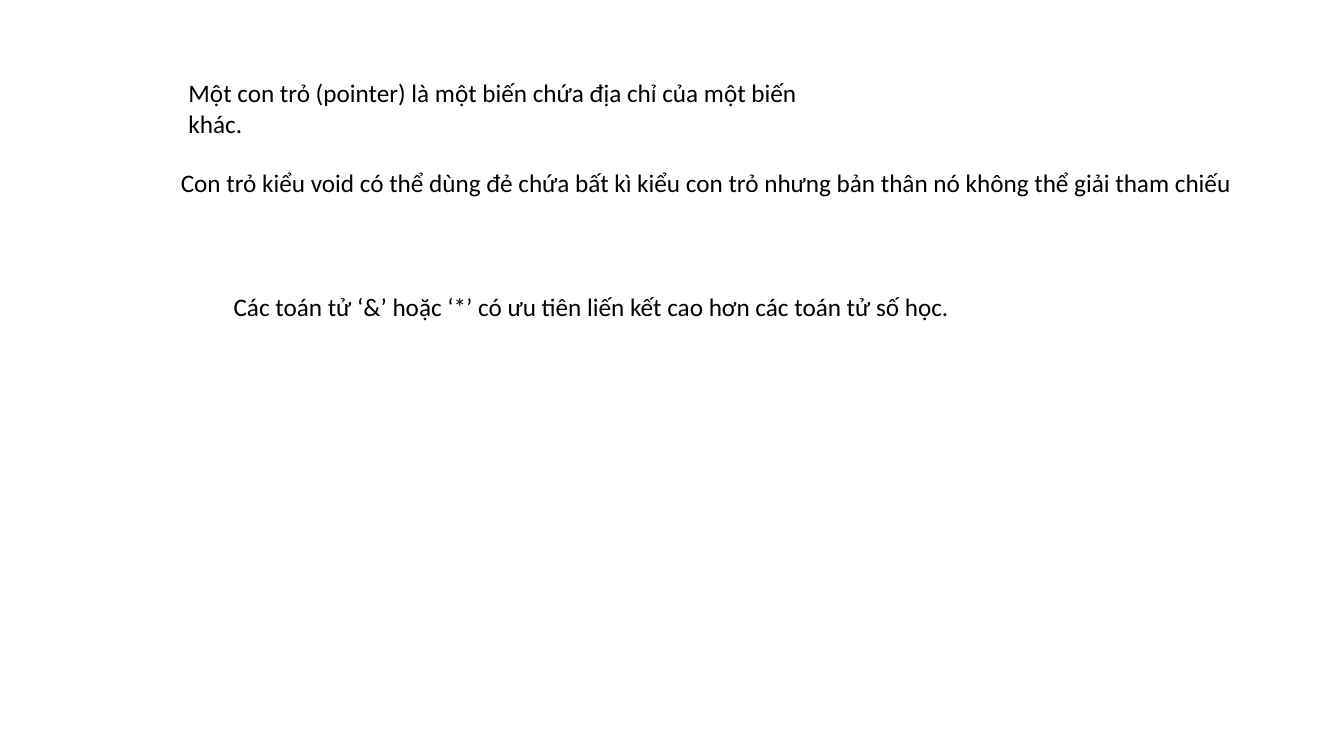
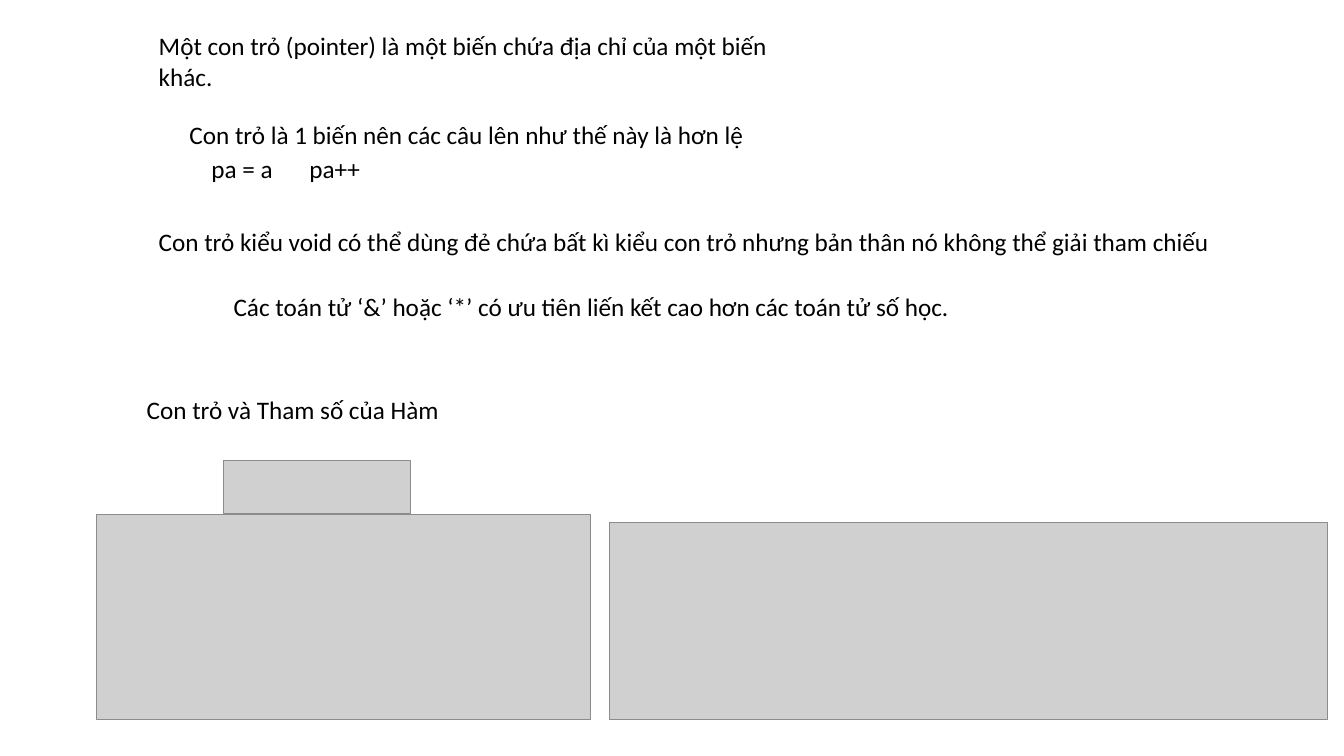
Before and after one commit to kientran0502/Training, a slide deck: slide 14 of Memorylayout/Memorylayout/Memory layout.pptx. Drawn at 1344x756 pixels with LibreOffice and Linux fonts; fonts in the diff are those of the drawing; grey boxes stand for pictures. Boxes give left, top, right and bottom in pixels: in the first picture for what was removed or moved away, otherwise in the second. Text is boxed around its words. In the diff, an @@ line names an element or a change of style, - is before the commit and + after.

```diff
--- a/Memorylayout/Memorylayout/Memory layout.pptx
+++ b/Memorylayout/Memorylayout/Memory layout.pptx
@@ text "Một con trỏ (pointer) là ...": place and size @@
-text "Một con trỏ (pointer) là ..." at <box>188,83,796,134</box>
+text "Một con trỏ (pointer) là ..." at <box>159,36,767,86</box>
@@ text added at <box>189,125,743,149</box>, 18 pt, text #000000 @@
+Con trỏ là 1 biến nên các câu lên như thế này là hơn lệ
@@ text added at <box>211,165,273,182</box>, 18 pt, text #000000 @@
+pa = a
@@ text added at <box>309,164,360,182</box>, 18 pt, text #000000 @@
+pa++
@@ text "Con trỏ kiểu void có ...": place and size @@
-text "Con trỏ kiểu void có ..." at <box>181,172,1230,197</box>
+text "Con trỏ kiểu void có ..." at <box>159,231,1208,256</box>
@@ text added at <box>147,400,439,420</box>, 18 pt, text #000000 @@
+Con trỏ và Tham số của Hàm
@@ picture added at <box>224,461,410,513</box> @@
@@ picture added at <box>97,514,591,719</box> @@
@@ picture added at <box>610,522,1328,720</box> @@
```
Also in this commit, not shown: 8 slides added, 1 other file.
